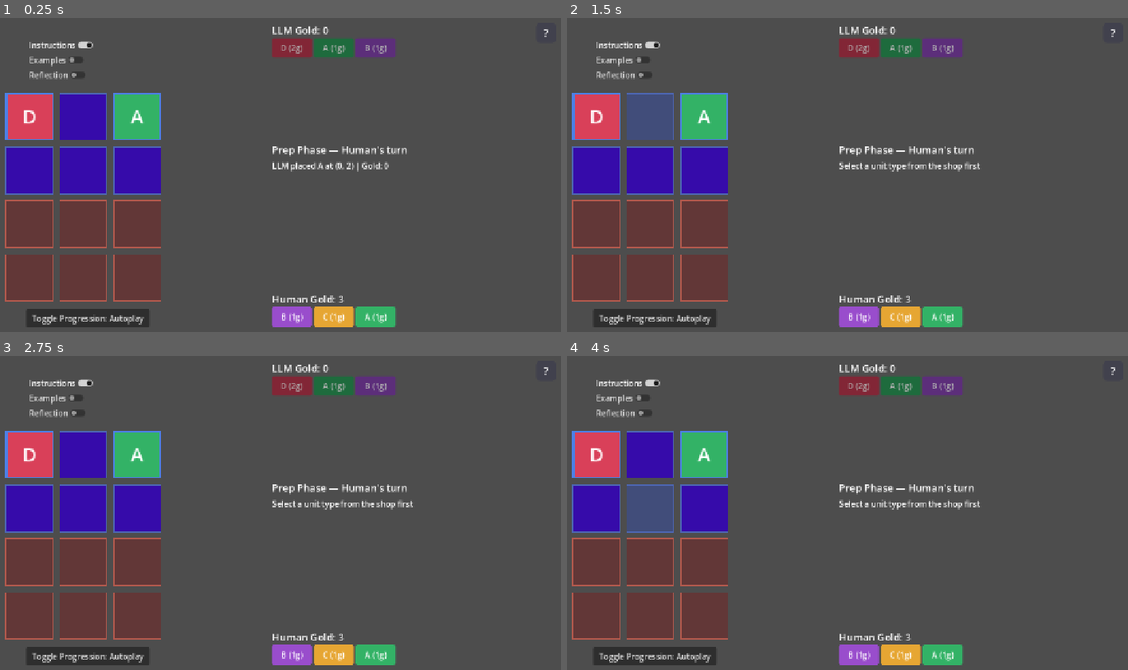
Above: before the commit, frames 1-4 (two rows, left to right).
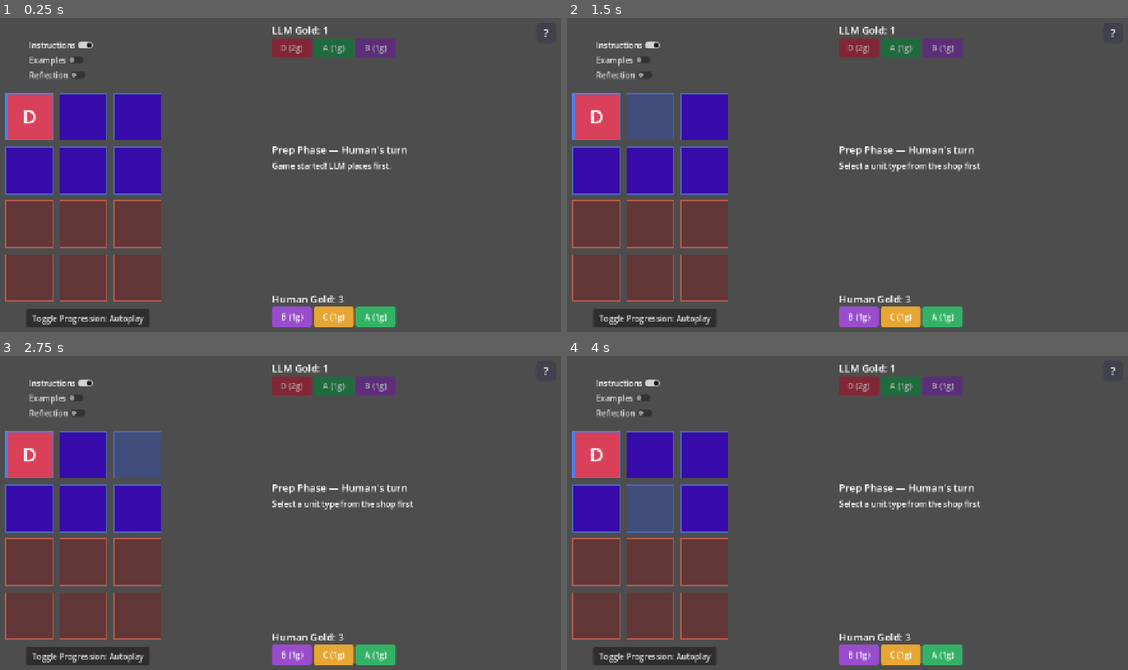
Above: after the commit, the same moments.

Repository: JadonJZhu/llm-autobattler
Game: Godot game, scene res://scenes/game_board.tscn
The game is run twice, just before and just after one commit, with the same random seed, the same clock (stepped at 60 frames per second) and the same inputs.
Inputs (mouse positions are in pixels of both pictures, inside the frame that each line leads up to):
- Up to frame 1 (0.25 s): no input
- Up to frame 2 (1.5 s): click (595, 115) at 0.52 s; click (651, 115) at 1.27 s
- Up to frame 3 (2.75 s): click (134, 453) at 2.02 s
- Up to frame 4 (4 s): click (595, 509) at 2.77 s; click (651, 509) at 3.52 s

The runs differ from the first frame. In frame 1, 1.6% of the frame differs, in the area x 20-70%, y 2-49%; in frame 2, 1.3%; in frame 3, 1.3%; in frame 4, 1.3%.

Commit message:
fixed regression bug involving simulated LLM prep phase turns caused by refactors

Diff:
--- a/godot/scripts/game_controller.gd
+++ b/godot/scripts/game_controller.gd
@@ -70,9 +70,6 @@
 	_refresh_shop_ui()
 	shop_ui.update_status("Game started! LLM places first.")
 
-	# LLM goes first — trigger immediately
-	_trigger_llm_turn()
-
 
 func _on_shop_button_pressed(type: UnitData.UnitType) -> void:
 	turn_manager.select_unit_for_placement(type)
